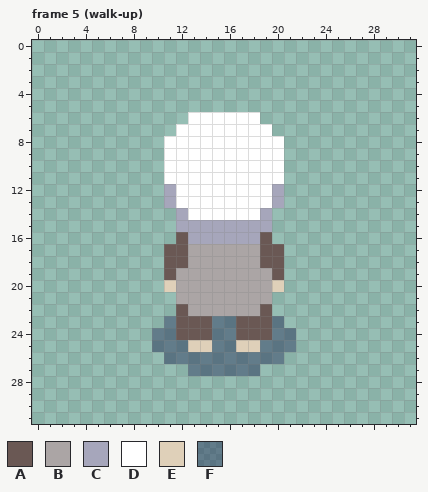
Pixel-art file: External/Aseprite files/Taiga-Take2/spritesheet_player0.aseprite. The first picture shows the starting point.
32x32 pixels, 42 frames. Shown: frame 5 (walk-up). The commit also changed other frames, which this record leaves out.
Visible layers, top first: "Shadow", "Blur", "Head", "Arms", "Body", "Legs".
Palette (. is transparent): A #6a5854  B #aba5a5  C #a6a6bb  D #ffffff  E #dfd0b9  F #00003c59
Pixels before, frame 5 (walk-up), first column x 10:
 6 ...DDDDDD...
 7 ..DDDDDDDD..
 8 .DDDDDDDDDD.
 9 .DDDDDDDDDD.
10 .DDDDDDDDDD.
11 .DDDDDDDDDD.
12 .CDDDDDDDDC.
13 .CDDDDDDDDC.
14 ..CDDDDDDC..
15 ..CCCCCCCC..
16 ..ACCCCCCA..
17 .AABBBBBBAA.
18 .AABBBBBBAA.
19 .ABBBBBBBBA.
20 .EBBBBBBBBE.
21 ..BBBBBBBB..
22 ..ABBBBBBA..
23 .FAAAFFAAAF.
24 FFAAAFFAAAFF
25 FFFEEFFEEFFF
26 .FFFFFFFFFF.
27 ...FFFFFF...
The same view after the edit:
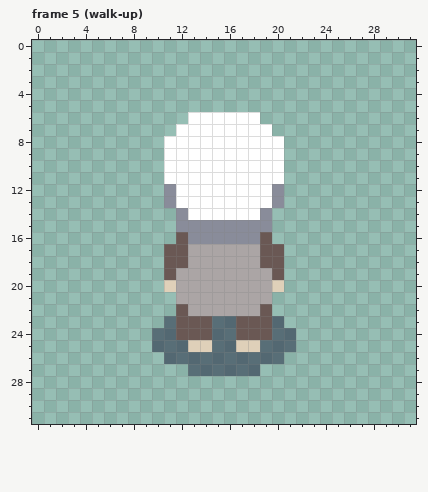
Changes in this commit:
layer "idx13 Shadow" opacity 54% added
layer "Shadow" removed
colour C: #a6a6bb -> #898c9a
colour F: #00003c59 -> #23294389
Boxes around the changes in both pictures, in picture pixels (x1, y1, x2, y2):
changed: (164, 184, 284, 244)
changed: (152, 316, 296, 376)
